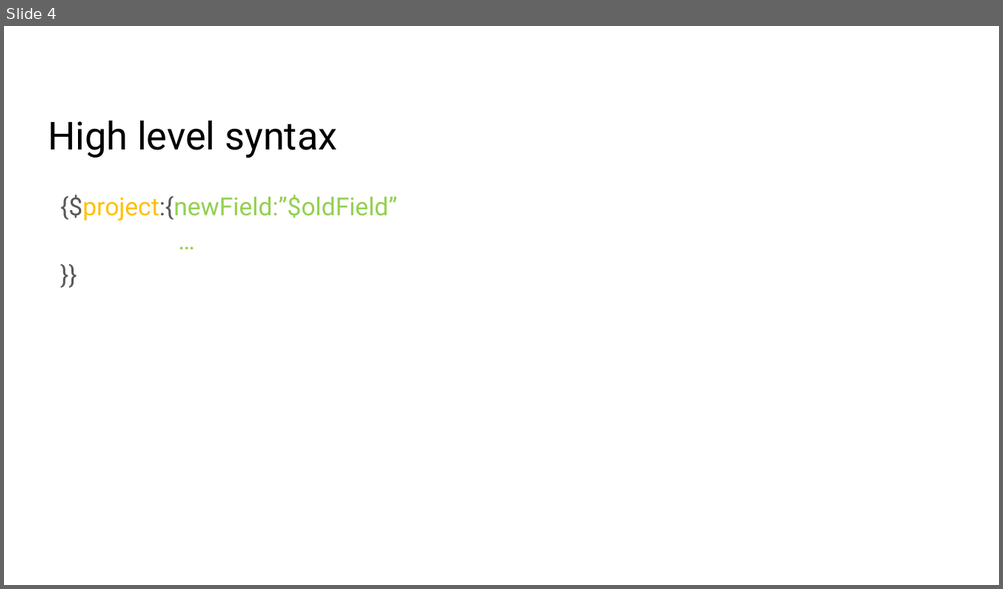
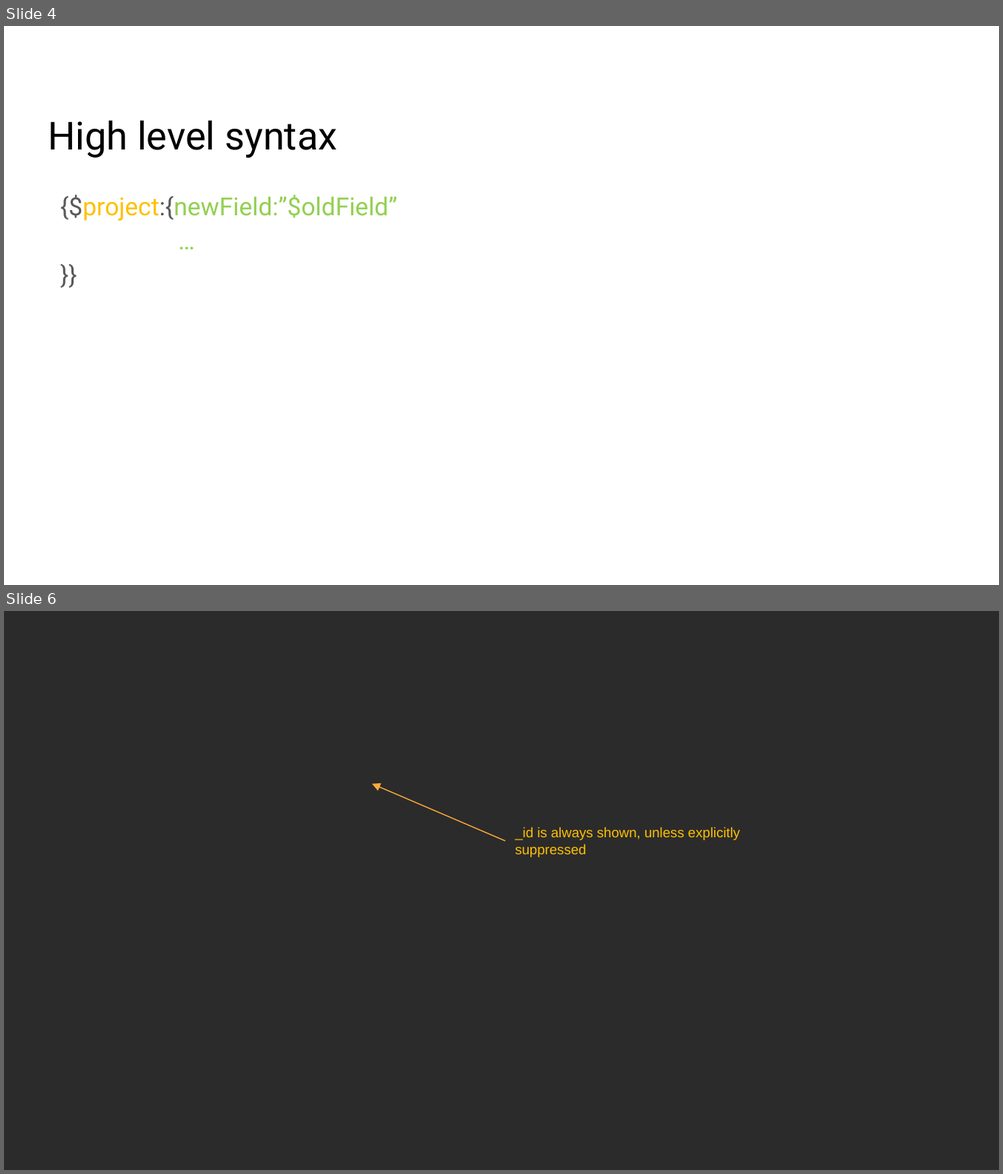
Before and after one commit to gharriso/AI-MongoDB-for-Data-analysis-and-Machine-Learning, a slide deck: 03d Aggregation projection.pptx. Shown one above the other, each under a label of ours: slide 4 before the commit, slides 4 and 6 after it; the slides between them are not shown. The pictures are 1003x589 and 1003x1174 pixels, drawn with LibreOffice and Linux fonts; fonts in the diff are those of the drawing; background and template pictures are left out; a plain dark background stands for a picture behind light text. Boxes give left, top, right and bottom in pixels: in the first picture for what was removed or moved away, otherwise in the second. Text is boxed around its words. In the diff, an @@ line names an element or a change of style, - is before the commit and + after.

```diff
--- a/03d Aggregation projection.pptx
+++ b/03d Aggregation projection.pptx
@@ slide 6 added at box(4, 611, 999, 1170), background picture (left out) @@
@@ arrow added from (505, 840) to (372, 784), #FEA83A 0.75 pt @@
@@ text added at box(515, 827, 740, 857), 10 pt, text #FFC000 @@
+_id is always shown, unless explicitly suppressed
```
Also in this commit, not shown: 1 slide changed, 1 other slide added, 6 slides removed, 7 other files.
